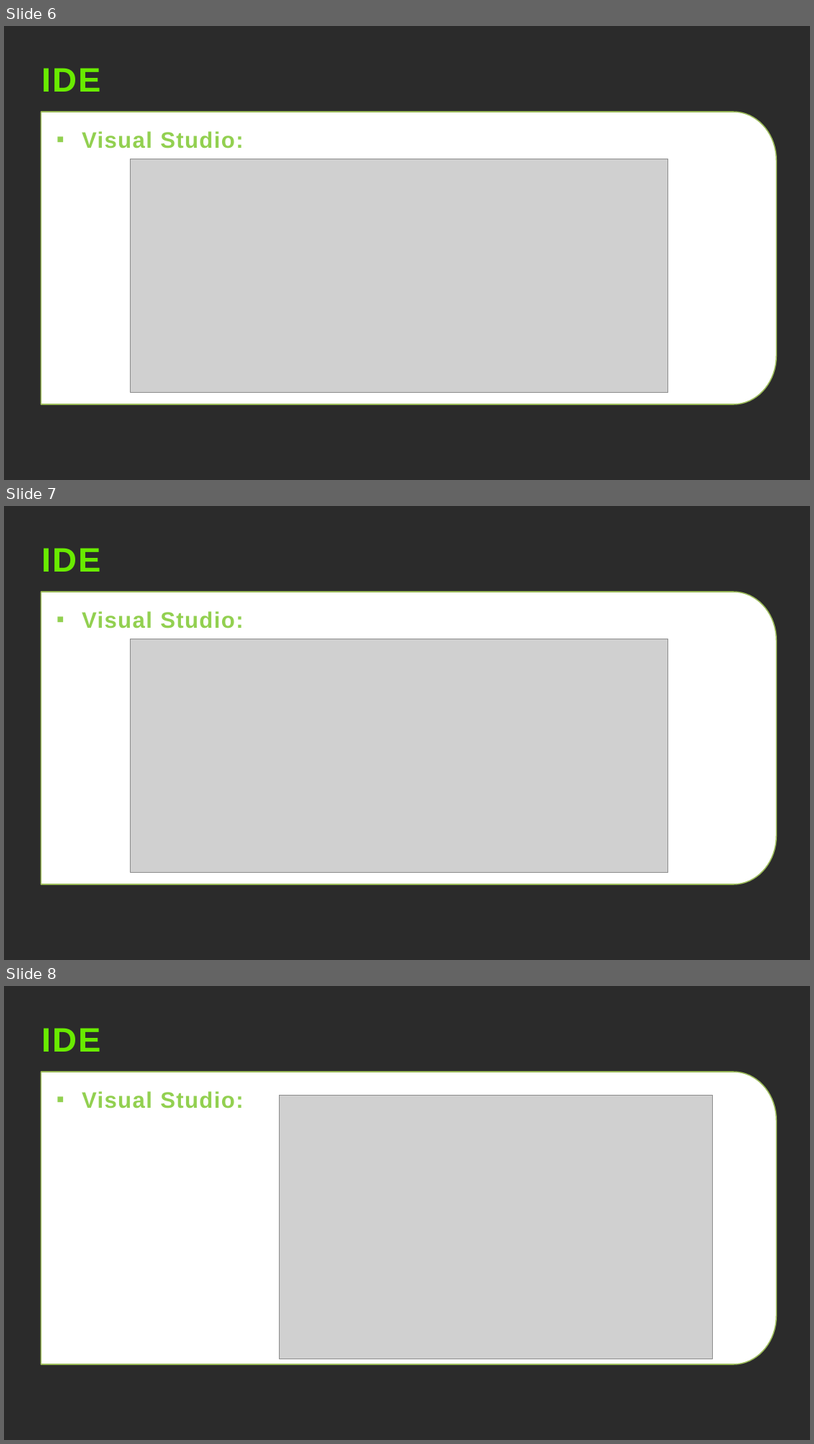
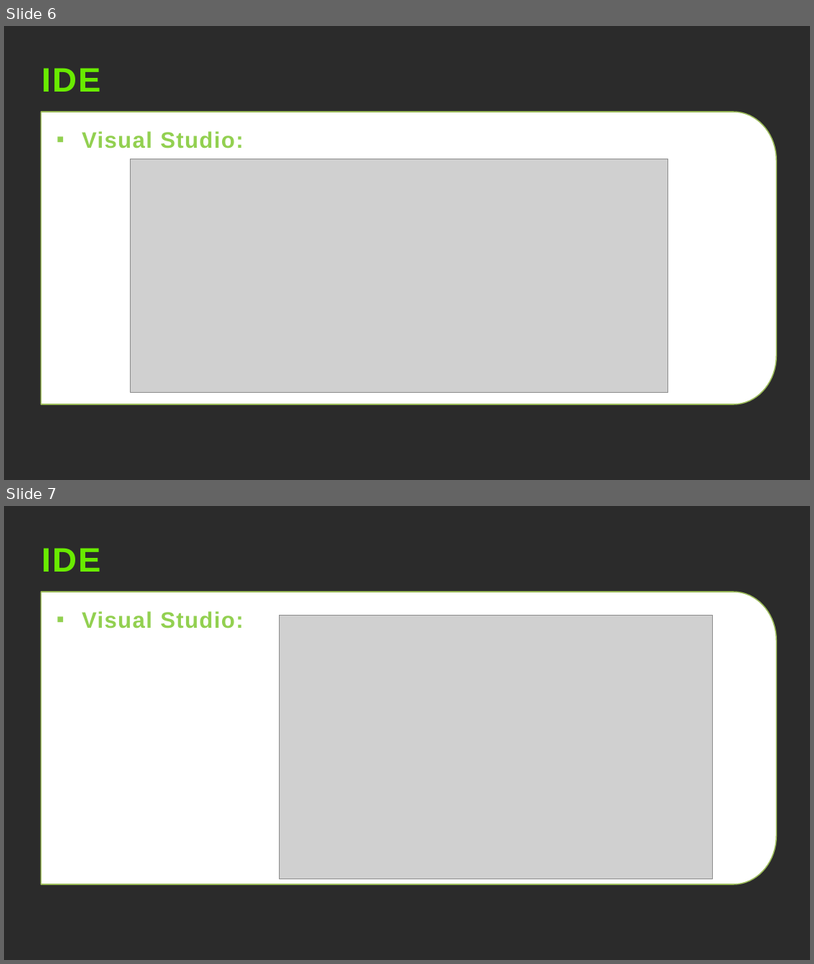
Before and after one commit to lsantoss/Treinamentos, a slide deck: #00 - Material de Apoio/00 - Fundamentos de C#/03 - IDE/PPTs/01 - IDE.pptx. Shown one above the other, each under a label of ours: slides 6, 7 and 8 before the commit, slides 6 and 7 after it. The pictures are 814x1444 and 814x964 pixels, drawn with LibreOffice and Linux fonts; fonts in the diff are those of the drawing; grey boxes stand for pictures; background and template pictures are left out; a plain dark background stands for a picture behind light text. Boxes give left, top, right and bottom in pixels: in the first picture for what was removed or moved away, otherwise in the second. Text is boxed around its words. In the diff, an @@ line names an element or a change of style, - is before the commit and + after.

```diff
--- a/#00 - Material de Apoio/00 - Fundamentos de C#/03 - IDE/PPTs/01 - IDE.pptx
+++ b/#00 - Material de Apoio/00 - Fundamentos de C#/03 - IDE/PPTs/01 - IDE.pptx
@@ slide 7 removed at (4, 506, 810, 960), background picture (left out) @@
@@ text removed at (41, 548, 100, 572) @@
-IDE
@@ freeform shape removed at (41, 592, 777, 884) @@
@@ text removed at (82, 611, 243, 628) @@
-▪ Visual Studio:
@@ picture removed at (130, 639, 668, 872) @@
@@ what was slide 8 is now slide 7 @@
```
Also in this commit, not shown: 46 other files.
